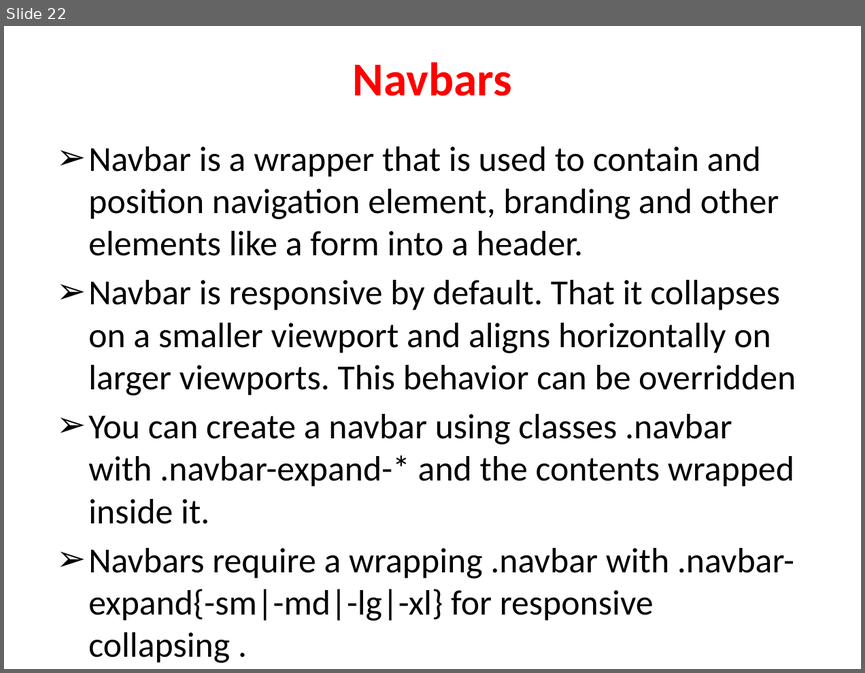
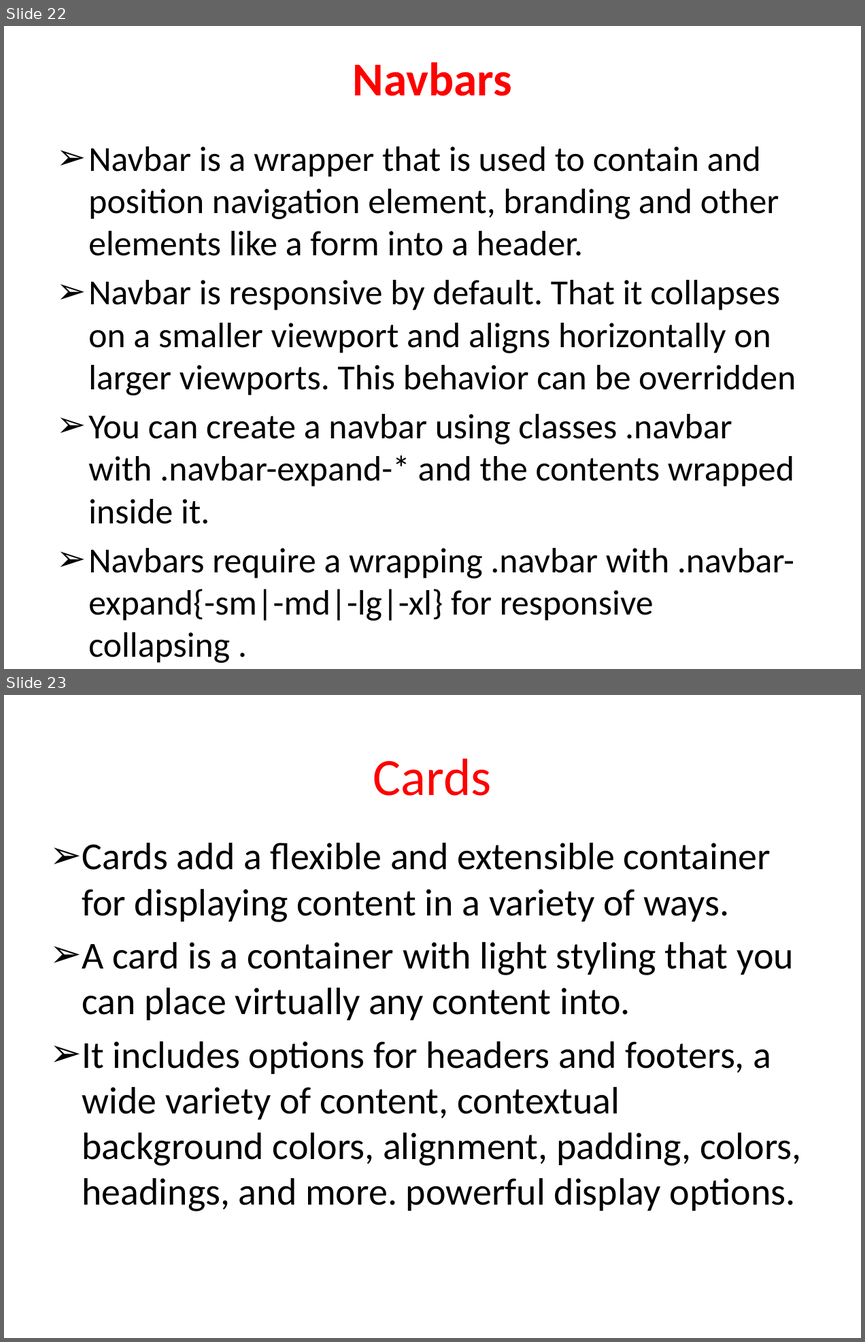
Before and after one commit to shanmugapriyasri/ctsbootstrap, a slide deck: Bootstrap.pptx. Shown one above the other, each under a label of ours: slide 22 before the commit, slides 22 and 23 after it. The pictures are 865x673 and 865x1342 pixels, drawn with LibreOffice and Linux fonts; fonts in the diff are those of the drawing. Boxes give left, top, right and bottom in pixels: in the first picture for what was removed or moved away, otherwise in the second. Text is boxed around its words. In the diff, an @@ line names an element or a change of style, - is before the commit and + after.

```diff
--- a/Bootstrap.pptx
+++ b/Bootstrap.pptx
@@ slide 23 added at bbox=[4, 695, 861, 1338], background #FFFFFF @@
@@ title added at bbox=[373, 758, 492, 796], 44 pt, text #FF0000 @@
+Cards
@@ text added at bbox=[82, 843, 802, 1211], 32 pt, text #000000 @@
+➢ Cards add a flexible and extensible container for displaying content in a variety of ways.
+➢ A card is a container with light styling that you can place virtually any content into.
+➢ It includes options for headers and footers, a wide variety of content, contextual background colors, alignment, padding, colors, headings, and more. powerful display options.
```
Also in this commit, not shown: 5 other slides added.
